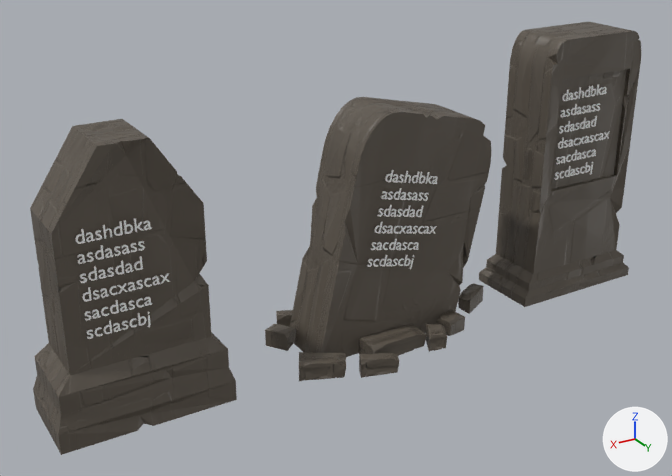
The Blender file Assets/Visuals/Environment/Mod_Prasasti_Asset.blend: old version first, new version second.
Before and after are seen from a 50 mm camera at (14.8, 22.4, 15.8) aimed at (1.3, 0.0, 4.6). The axes (+X, +Y, +Z) are drawn at lower right. The lights are the same throughout. Text is drawn in Blender's own font.

The first picture shows 'Text.001', 'Text.002', 'Text.003', 'V3', 'v2', 'v2.004'.
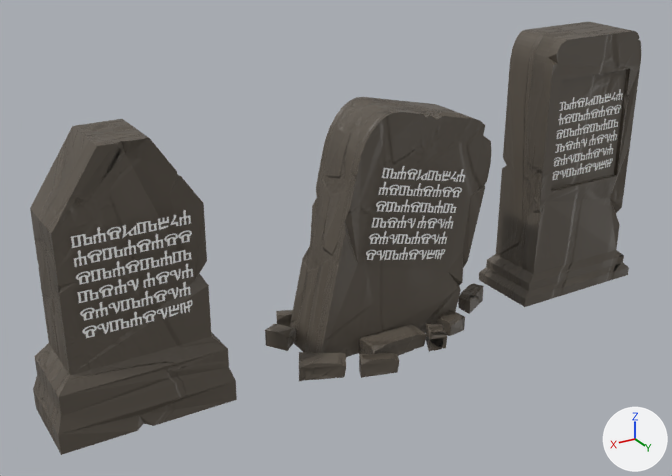
Where the change shows, as pixel boxes [x1, y1, x2, y2] in the pictures (672 x 476 px):
'Untitled-1', added: after [71, 210, 193, 338]
'Untitled-1.001', added: after [366, 166, 465, 260]
'Text.001', deleted: before [75, 218, 170, 339]
'Text.002', deleted: before [367, 170, 438, 269]
'Untitled-1.002', added: after [553, 89, 623, 180]
'Text.003', deleted: before [554, 84, 610, 180]

Diff of the bpy script that builds the scene:
```diff
--- a/Assets/Visuals/Environment/Mod_Prasasti_Asset.blend.py
+++ b/Assets/Visuals/Environment/Mod_Prasasti_Asset.blend.py
@@ img_untitled_1_png @@
+img_untitled_1_png = load_image('Untitled-1.png', 'Untitled-1.png', 500, 500, 'sRGB')
@@ mat_untitled_1 @@
+mat_untitled_1 = principled_material('Untitled-1')
+mat_untitled_1.texture = img_untitled_1_png  # with its transparency
@@ me_untitled_1_002 @@
+me_untitled_1_002.from_pydata(...)  # 4 vertices, 1 face; spans x -0.5..0.5, y -0.5..0.5, z 0.0
+me_untitled_1_002.materials.append(mat_untitled_1)  # picture img_untitled_1_png
@@ ob_text_001 @@
-ob_text_001 = bpy.data.objects.new('Text.001', txt_text_002)
-ob_text_001.location = (9.46, 1.02, 6.6)
-ob_text_001.rotation_euler = (1.571, 0.0, 3.142)  # degrees (90, 0, 180)
-ob_text_001.scale = (0.534, 0.534, 0.534)
@@ ob_text_002 @@
-ob_text_002 = bpy.data.objects.new('Text.002', txt_text_009)
-ob_text_002.location = (0.3, 1.02, 6.55)
-ob_text_002.rotation_euler = (1.571, 0.218, 3.142)  # degrees (90, 12, 180)
-ob_text_002.scale = (0.534, 0.534, 0.534)
@@ ob_text_003 @@
-ob_text_003 = bpy.data.objects.new('Text.003', txt_text_010)
-ob_text_003.location = (-6.53, 1.02, 8.03)
-ob_text_003.rotation_euler = (1.571, 0.0, 3.142)  # degrees (90, 0, 180)
-ob_text_003.scale = (0.534, 0.534, 0.534)
@@ ob_untitled_1_002 @@
+ob_untitled_1_002 = bpy.data.objects.new('Untitled-1.002', me_untitled_1_002)
+ob_untitled_1_002.location = (-7.96, 0.85, 6.67)
+ob_untitled_1_002.rotation_euler = (1.571, 0.0, 3.142)  # degrees (90, 0, 180)
+ob_untitled_1_002.scale = (4.15, 4.15, 4.15)
@@ ob_untitled_1_001 @@
+ob_untitled_1_001 = bpy.data.objects.new('Untitled-1.001', me_untitled_1_002.copy())
+ob_untitled_1_001.location = (-0.85, 1.02, 5.32)
+ob_untitled_1_001.rotation_euler = (1.571, 0.218, 3.142)  # degrees (90, 12, 180)
+ob_untitled_1_001.scale = (4.45, 4.45, 4.45)
@@ ob_untitled_1 @@
+ob_untitled_1 = bpy.data.objects.new('Untitled-1', me_untitled_1_002.copy())
+ob_untitled_1.location = (8.04, 1.02, 5.47)
+ob_untitled_1.rotation_euler = (1.571, 0.0, 3.142)  # degrees (90, 0, 180)
+ob_untitled_1.scale = (4.45, 4.45, 4.45)
```
